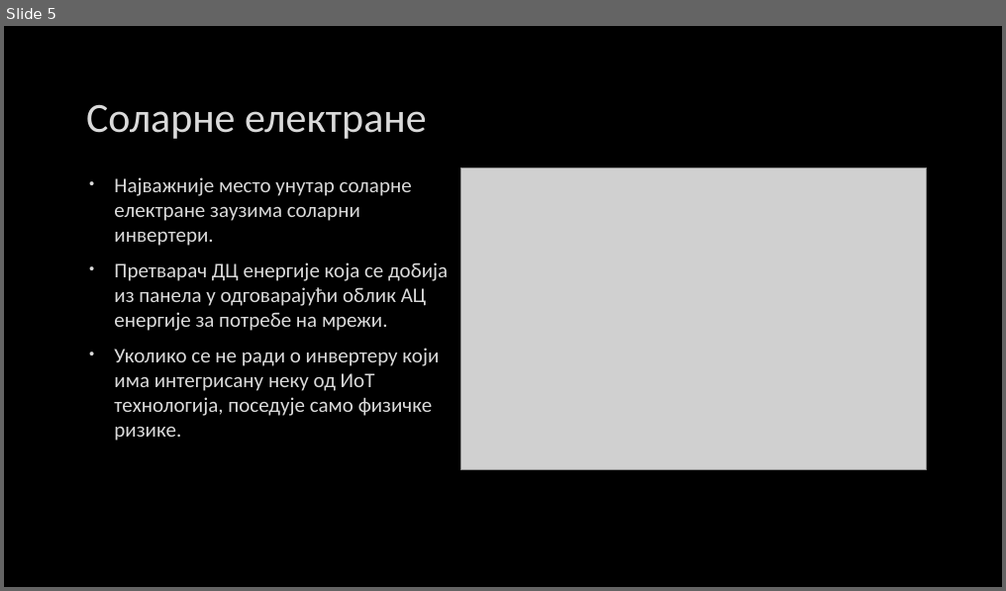
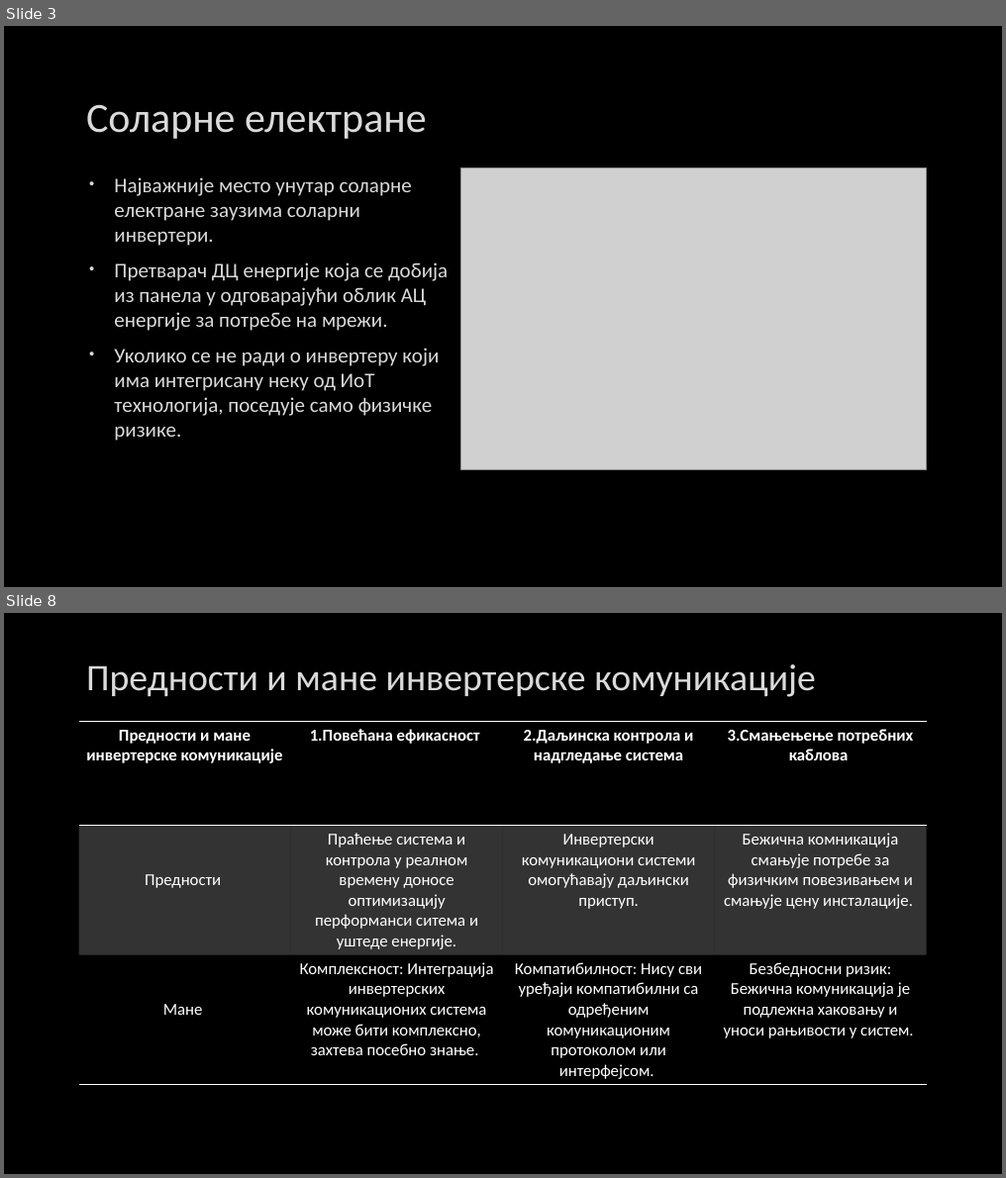
Before and after one commit to Vukasin211/Diplomski-rad, a slide deck: Сајбер безбедност соларних инвертера.pptx. Shown one above the other, each under a label of ours: slide 5 before the commit, slides 3 and 8 after it; the slides between them are not shown. The pictures are 1006x591 and 1006x1178 pixels, drawn with LibreOffice and Linux fonts; fonts in the diff are those of the drawing; grey boxes stand for pictures; background and template pictures are left out. Boxes give left, top, right and bottom in pixels: in the first picture for what was removed or moved away, otherwise in the second. Text is boxed around its words. In the diff, an @@ line names an element or a change of style, - is before the commit and + after.

```diff
--- a/Сајбер безбедност соларних инвертера.pptx
+++ b/Сајбер безбедност соларних инвертера.pptx
@@ slide 8 added at (4,613,1002,1174), background picture (left out) @@
@@ title added at (86,664,816,697), 36 pt, text #DADADA @@
+Предности и мане инвертерске комуникације
@@ table added at (79,722,927,1100), 3 rows, 4 columns @@
+Предности и мане инвертерске комуникације | 1.Повећана ефикасност | 2.Даљинска контрола и надгледање система | 3.Смањењење потребних каблова
+Предности | Праћење система и контрола у реалном времену доносе оптимизацију перформанси ситема и уштеде енергије. | Инвертерски комуникациони системи омогућавају даљински приступ. | Бежична комникација смањује потребе за физичким повезивањем и смањује цену инсталације.
+Мане | Комплексност: Интеграција инвертерских комуникационих система може бити комплексно, захтева посебно знање. | Компатибилност: Нису сви уређаји компатибилни са одређеним комуникационим протоколом или интерфејсом. | Безбедносни ризик: Бежична комуникација је подлежна хаковању и уноси рањивости у систем.
@@ what was slide 5 is now slide 3 @@
```
Also in this commit, not shown: 4 slides changed, 20 other slides added, 10 slides removed, 20 other files.
